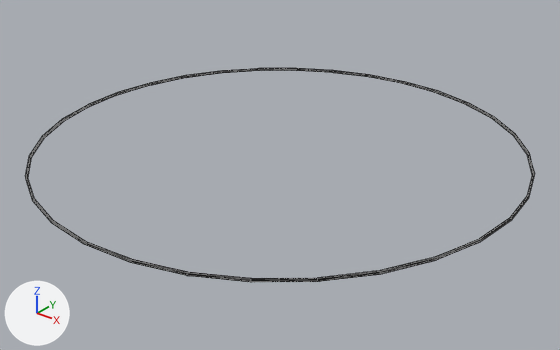
Before and after pictures for a commit that changed the glTF model resource/user/map/mapModel.glb.
Rendered twice from a 50 mm camera at (1.837, -2.296, 1.293) aimed at (0.034, -0.042, -0.105). Every picture has the same lights, and +X, +Y and +Z are marked at lower left. Mesh edges are drawn as thin lines. Where no turn or scale is listed for an object, it has been applied to the vertices.

Before the edit, the objects in view are built like this:
```python
me_円 = bpy.data.meshes.new('円')
me_円.from_pydata(...)  # 128 vertices, 258 faces; spans x -1.01..1.01, y -1.01..1.01, z 0.0..0.01
me_円.materials.append(mat_マテリアル_001)  # picture img_map
ob_円 = bpy.data.objects.new('円', me_円)
ob_円.location = (0.0, 0.0, 0.0)
```
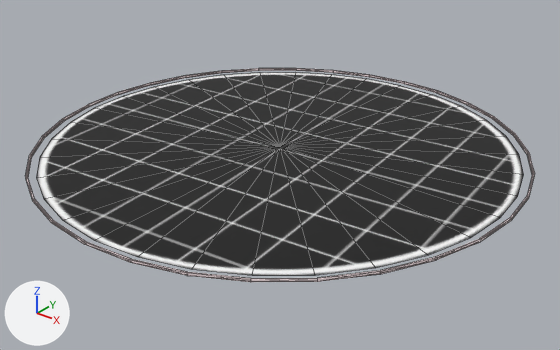
Where the change shows, as pixel boxes (x1, y1, x2, y2) in the pictures (560 x 350 px):
'Floor', added
    after: (36, 72, 524, 275)
'円', recoloured
    both: (25, 68, 535, 282)

The change in detail:
Picture 'floor' (img_floor) is new.
Material 'Material' (mat_material) is new.
Its base color is (1.0, 0.825, 0.852) (white #ffeaee).
Its roughness is 0.4.
Material 'Floor' (mat_floor) is new.
Its texture is img_floor.
me_円 has 128 vertices, 258 faces and spans x -1.01..1.01, y -1.01..1.01, z 0.0..0.01.
me_円 no longer uses material mat_マテリアル_001 (picture img_map).
me_円 now uses material mat_material (white #ffeaee).
Mesh me_floor is new.
It has 33 vertices, 32 faces and spans x -0.97..0.97, y -0.97..0.97, z 0.0.
It uses material mat_floor (picture img_floor).
Object 'Floor' (ob_floor) is new; it shows me_floor.
Its location is (0.0, 0.0, 0.0).
